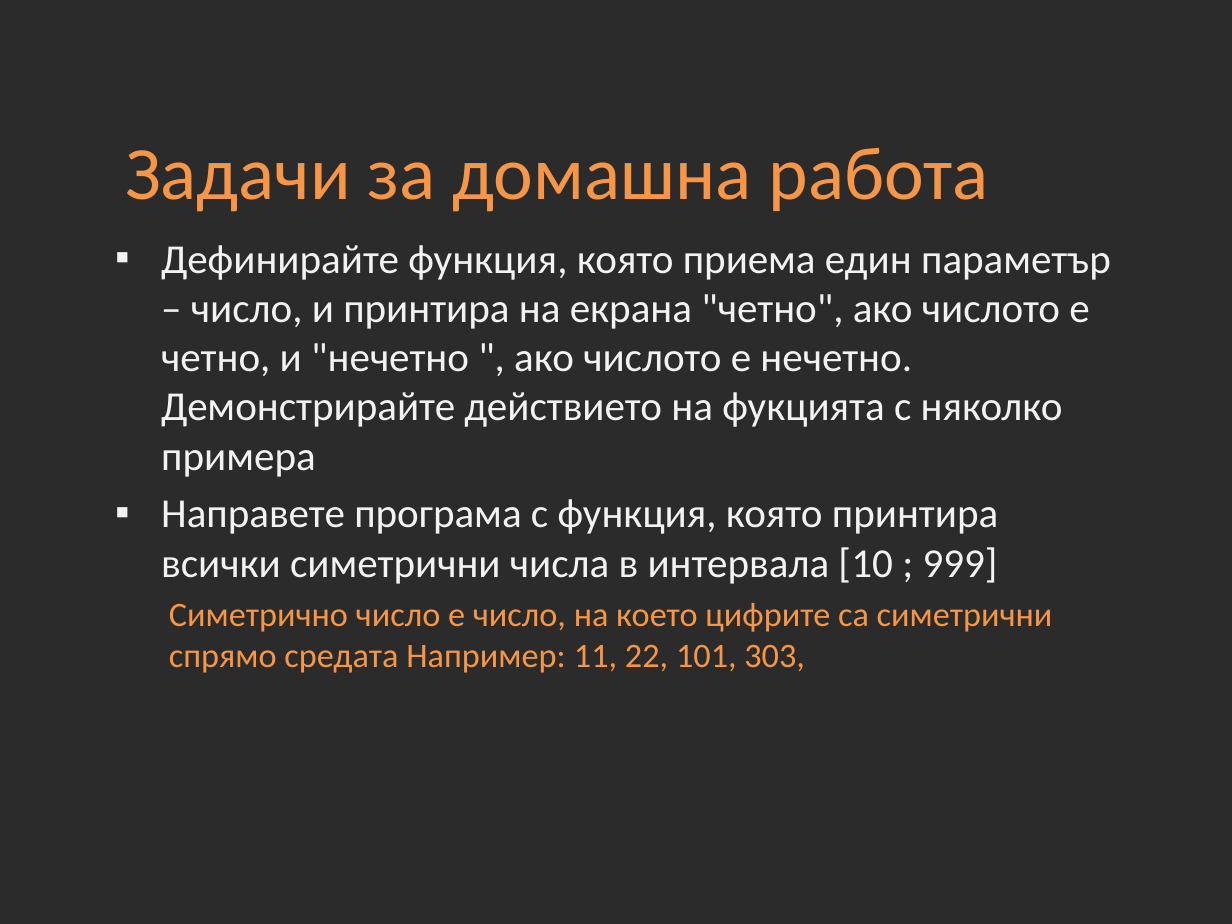
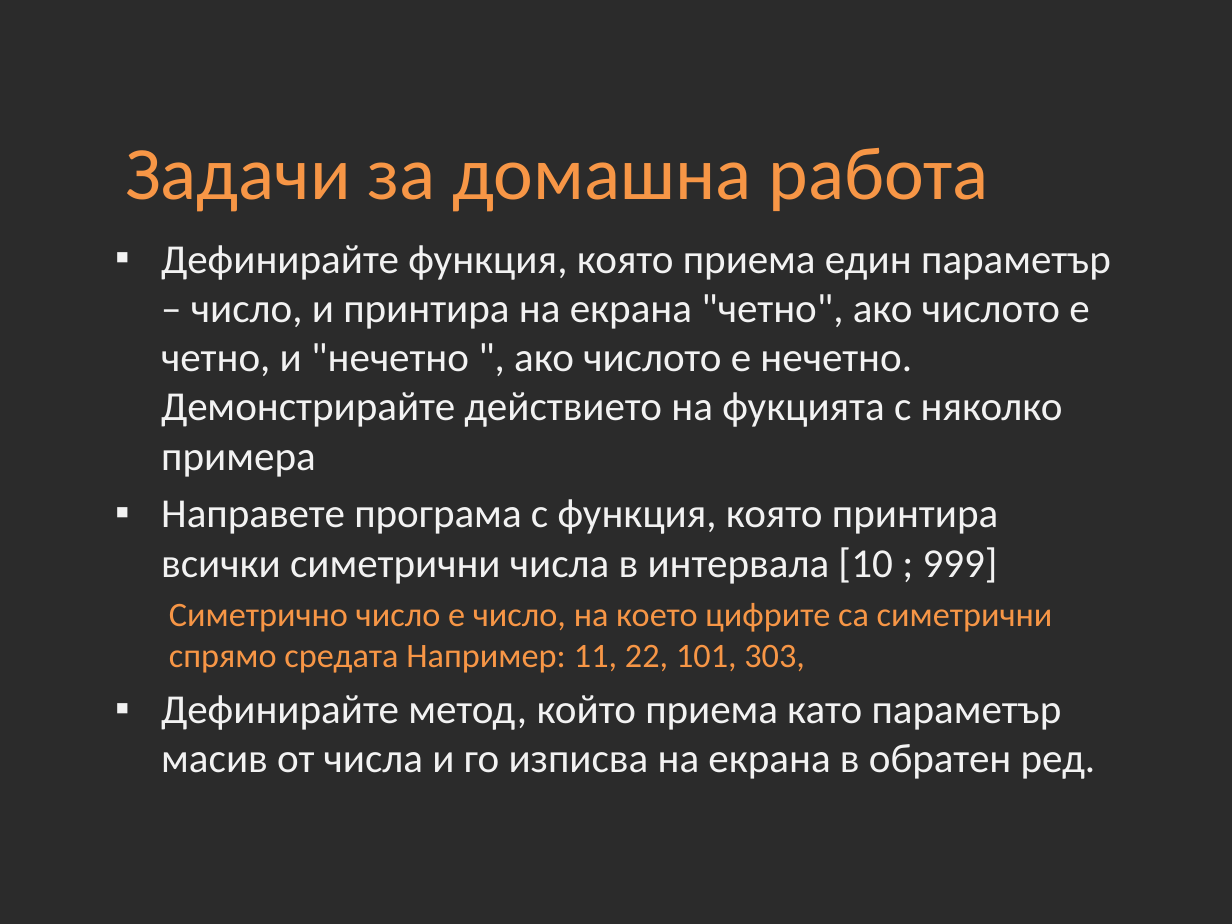
Before and after one commit to Academy-Soft-Intellect/Introduction-Into-Programming-Online, a slide deck: slide 21 of 08-Methods.pptx (slide 22 before the commit). Drawn at 1232x924 pixels with LibreOffice and Linux fonts; fonts in the diff are those of the drawing; background and template pictures are left out; a plain dark background stands for a picture behind light text. Boxes give left, top, right and bottom in pixels: in the first picture for what was removed or moved away, otherwise in the second. Text is boxed around its words. In the diff, an @@ line names an element or a change of style, - is before the commit and + after.

```diff
--- a/08-Methods.pptx
+++ b/08-Methods.pptx
@@ text at bbox=[161, 695, 1096, 779]: paragraph added @@
+▪ Дефинирайте метод, който приема като параметър масив от числа и го изписва на екрана в обратен ред.
```
Also in this commit, not shown: 1 slide removed.
